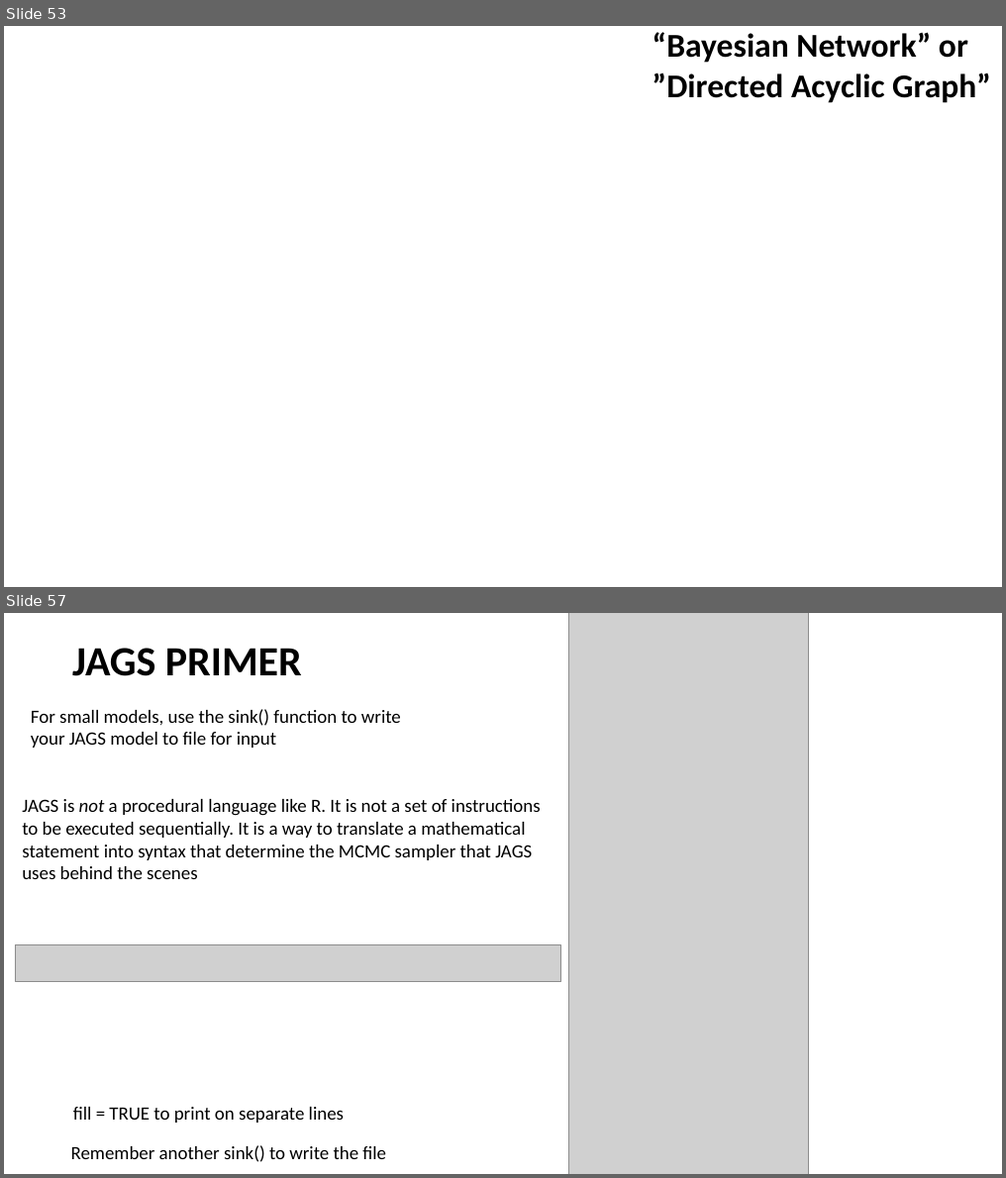
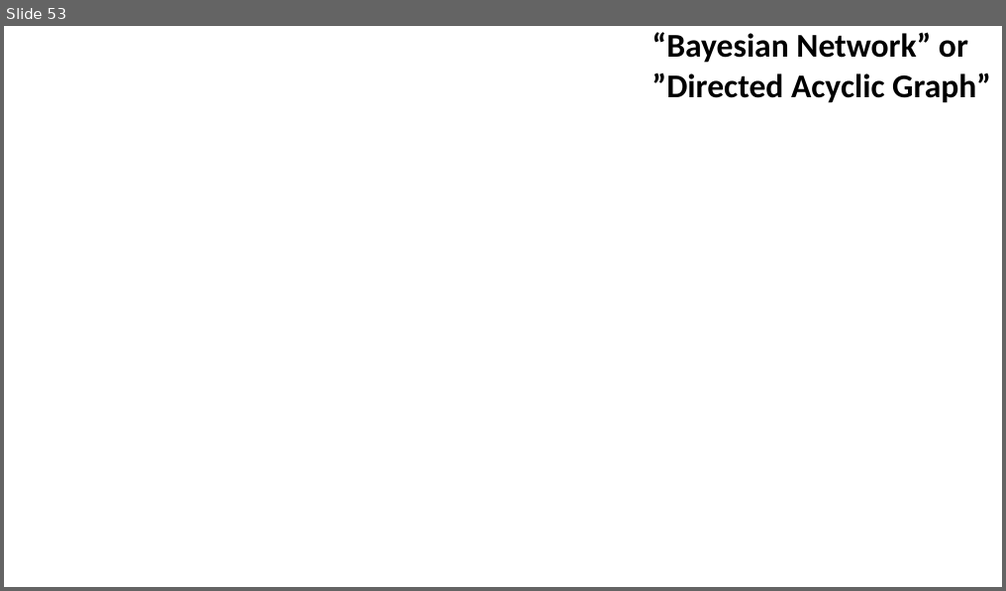
Before and after one commit to taaltree/FW536, a slide deck: Day4_Likelihood_BayesI/FW536_Day4_Afternoon_BayesI.pptx. Shown one above the other, each under a label of ours: slides 53 and 57 before the commit, slide 53 after it; the slides between them are not shown. The pictures are 1006x1178 and 1006x591 pixels, drawn with LibreOffice and Linux fonts; fonts in the diff are those of the drawing; grey boxes stand for pictures; background and template pictures are left out. Boxes give left, top, right and bottom in pixels: in the first picture for what was removed or moved away, otherwise in the second. Text is boxed around its words. In the diff, an @@ line names an element or a change of style, - is before the commit and + after.

```diff
--- a/Day4_Likelihood_BayesI/FW536_Day4_Afternoon_BayesI.pptx
+++ b/Day4_Likelihood_BayesI/FW536_Day4_Afternoon_BayesI.pptx
@@ slide 57 removed at (4, 613, 1002, 1174), background #FFFFFF @@
@@ picture removed at (568, 613, 808, 1174) @@
@@ text removed at (72, 648, 302, 676) @@
-JAGS PRIMER
@@ text removed at (31, 709, 401, 748) @@
-For small models, use the sink() function to write your JAGS model to file for input
@@ text removed at (22, 799, 541, 879) @@
-JAGS is not a procedural language like R. It is not a set of instructions to be executed sequentially. It is a way to translate a mathematical statement into syntax that determine the MCMC sampler that JAGS uses behind the scenes
@@ picture removed at (15, 945, 560, 981) @@
@@ text removed at (73, 1107, 344, 1123) @@
-fill = TRUE to print on separate lines
@@ text removed at (71, 1146, 386, 1162) @@
-Remember another sink() to write the file
```
Also in this commit, not shown: 6 slides changed, 5 other slides removed, 3 other files.
